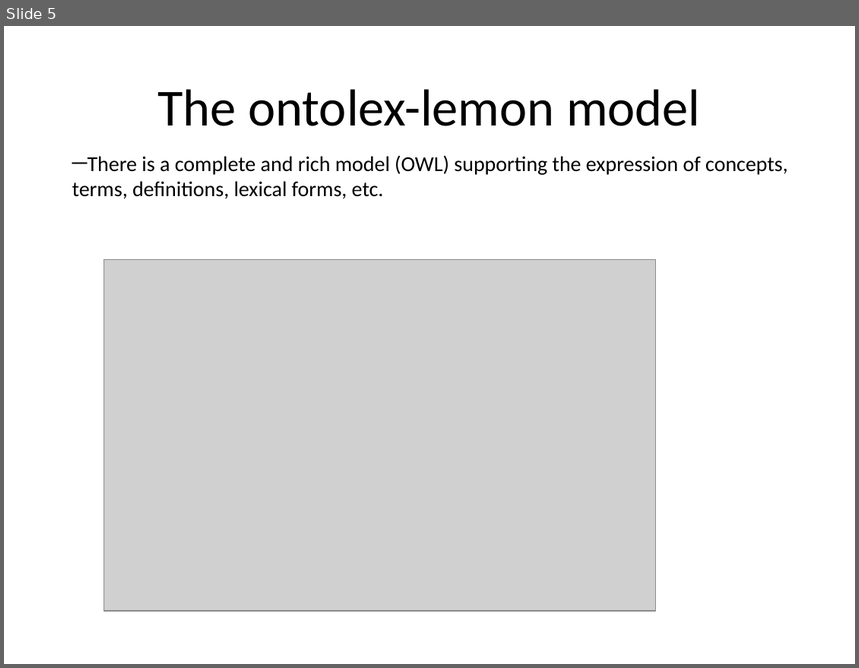
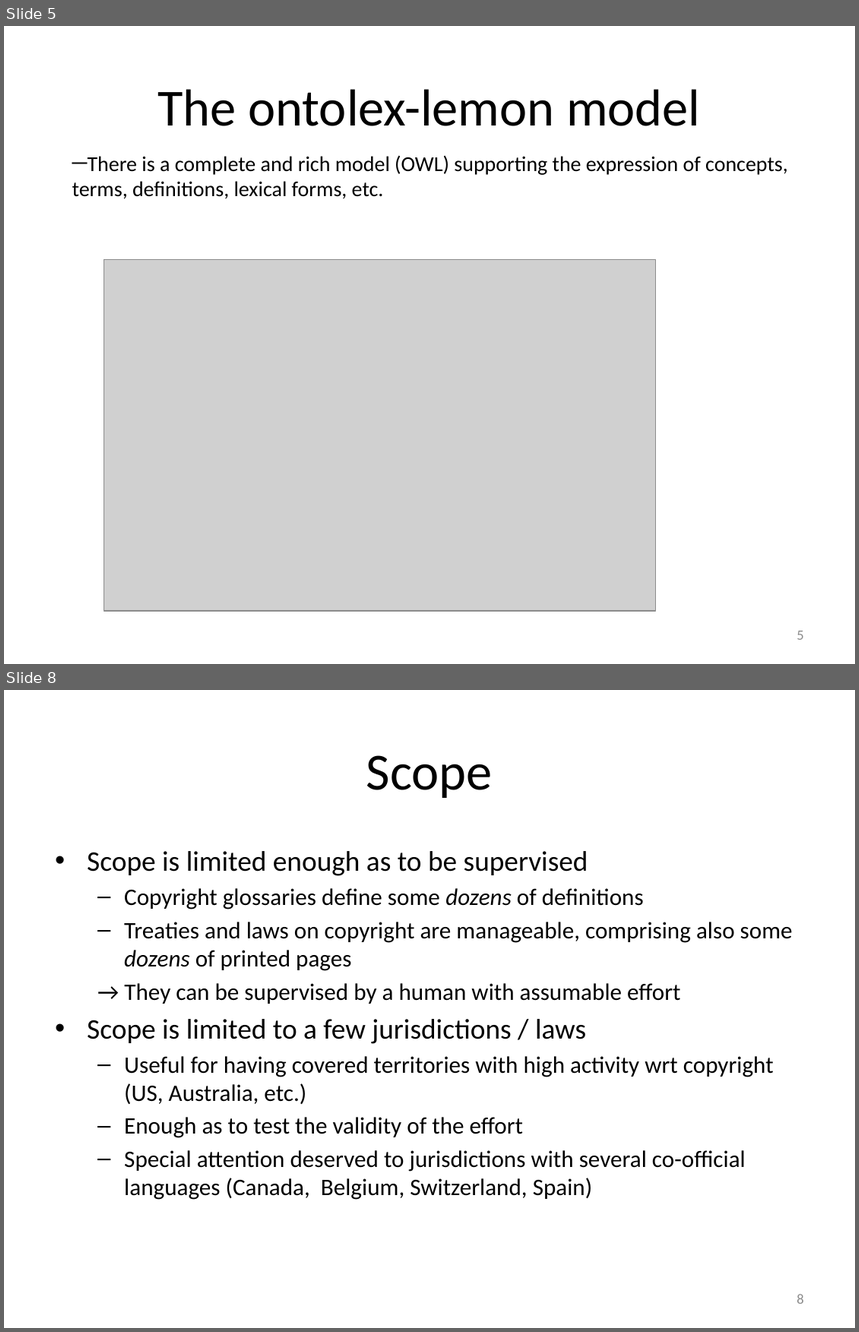
Before and after one commit to liderproject/tbx2rdfservice, a slide deck: slides.pptx. Shown one above the other, each under a label of ours: slide 5 before the commit, slides 5 and 8 after it; the slides between them are not shown. The pictures are 859x668 and 859x1332 pixels, drawn with LibreOffice and Linux fonts; fonts in the diff are those of the drawing; grey boxes stand for pictures. Boxes give left, top, right and bottom in pixels: in the first picture for what was removed or moved away, otherwise in the second. Text is boxed around its words. In the diff, an @@ line names an element or a change of style, - is before the commit and + after.

```diff
--- a/slides.pptx
+++ b/slides.pptx
@@ slide 8 added at (4,690,855,1328), background #FFFFFF @@
@@ title added at (367,755,493,798), 44 pt, text #000000 @@
+Scope
@@ text added at (87,851,793,1200), 20 pt, text #000000 @@
+• Scope is limited enough as to be supervised
+  – Copyright glossaries define some dozens of definitions
+  – Treaties and laws on copyright are manageable, comprising also some dozens of printed pages
+  → They can be supervised by a human with assumable effort
+  • Scope is limited to a few jurisdictions / laws
+  – Useful for having covered territories with high activity wrt copyright (US, Australia, etc.)
+  – Enough as to test the validity of the effort
+  – Special attention deserved to jurisdictions with several co-official languages (Canada, Belgium, Switzerland, Spain)
@@ page number added at (797,1294,804,1304), 12 pt, text #8C8C8C @@
+8
@@ slide 5 changed as well @@
@@ page number added at (797,631,804,640), 12 pt, text #8C8C8C @@
+5
```
Also in this commit, not shown: 5 other slides changed, 23 other slides added, 2 slides removed, 3 other files.
